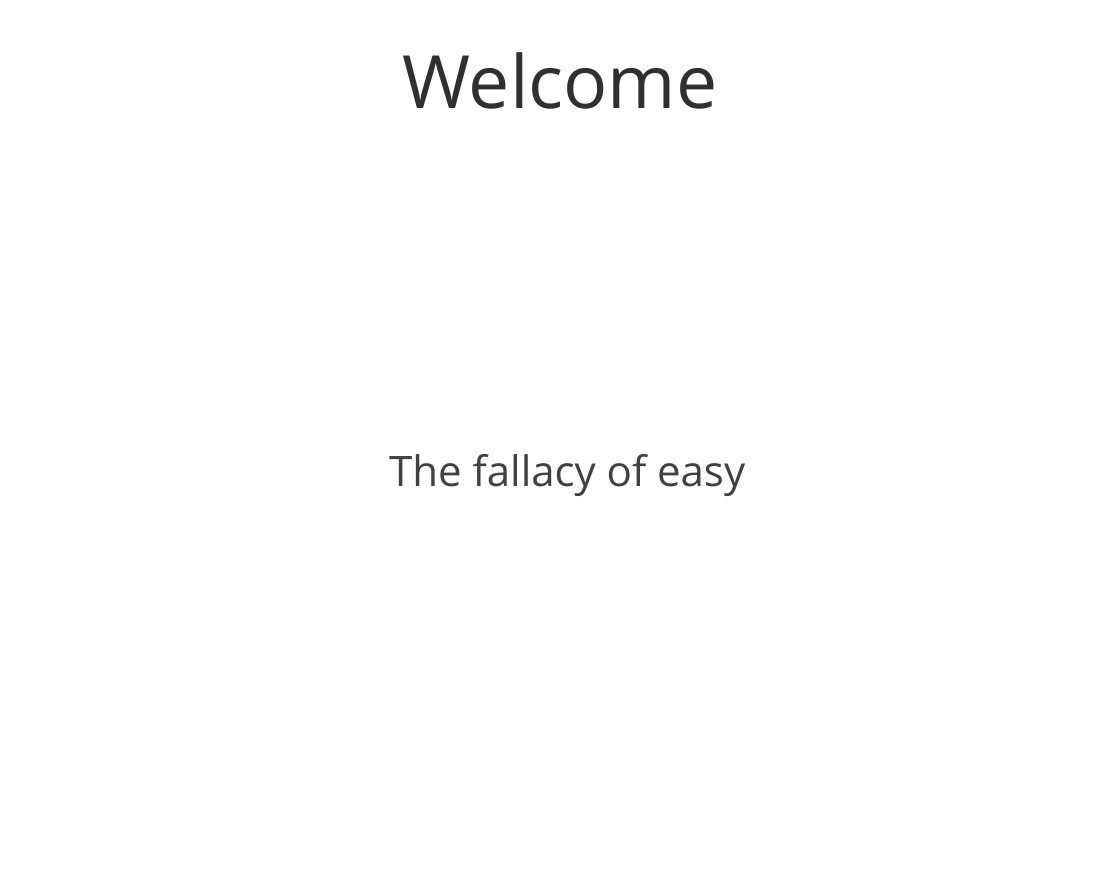
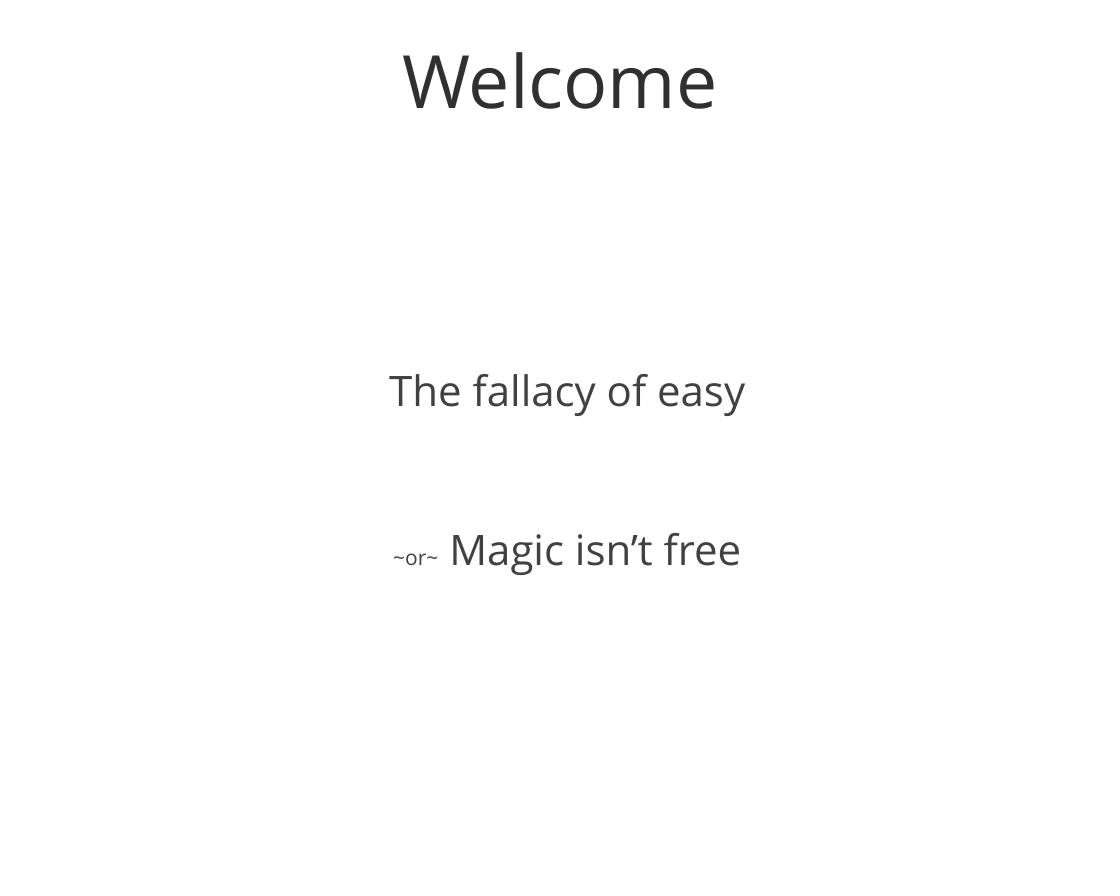
Before and after one commit to tinnightcap/nubis-docs, a slide deck: slide 3 of training/presentations/welcome.odp. Drawn at 1120x896 pixels with LibreOffice and Linux fonts; fonts in the diff are those of the drawing; background and template pictures are left out. Boxes give left, top, right and bottom in pixels: in the first picture for what was removed or moved away, otherwise in the second. Text is boxed around its words. In the diff, an @@ line names an element or a change of style, - is before the commit and + after.

```diff
--- a/training/presentations/welcome.odp
+++ b/training/presentations/welcome.odp
@@ subtitle at <box>393,533,742,575</box>: paragraph added @@
+~or~ Magic isn’t free
```
Also in this commit, not shown: 1 other slide changed, 2 other files.
